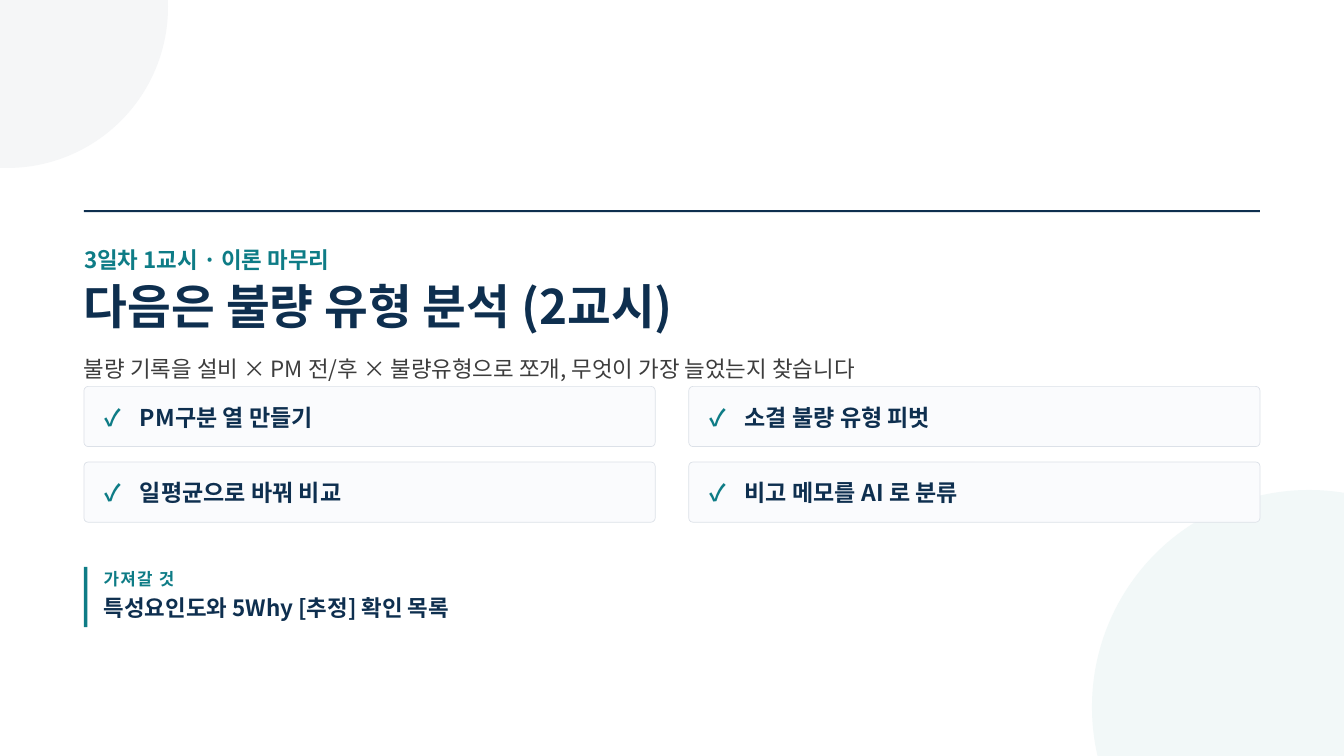
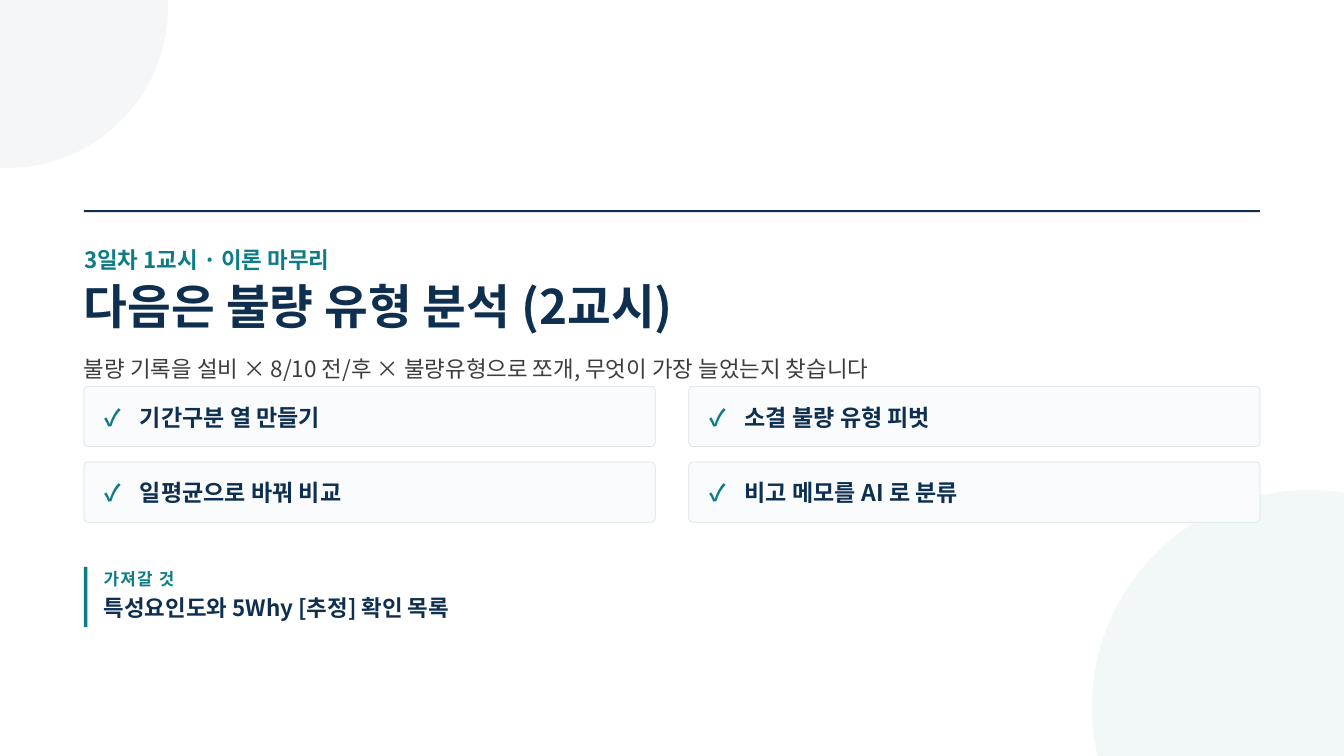
Before and after one commit to aebonlee/materials, a slide deck: slide 11 of knf/decks/d3p1.pptx. Drawn at 1344x756 pixels with LibreOffice and Linux fonts; fonts in the diff are those of the drawing. Boxes give left, top, right and bottom in pixels: in the first picture for what was removed or moved away, otherwise in the second. Text is boxed around its words. In the diff, an @@ line names an element or a change of style, - is before the commit and + after.

```diff
--- a/knf/decks/d3p1.pptx
+++ b/knf/decks/d3p1.pptx
@@ text at (84,358,868,381): text changed @@
-불량 기록을 설비 × PM 전/후 × 불량유형으로 쪼개, 무엇이 가장 늘었는지 찾습니다
+불량 기록을 설비 × 8/10 전/후 × 불량유형으로 쪼개, 무엇이 가장 늘었는지 찾습니다
@@ text at (140,406,320,428): text changed @@
-PM구분 열 만들기
+기간구분 열 만들기
```
Also in this commit, not shown: 5 other files.
